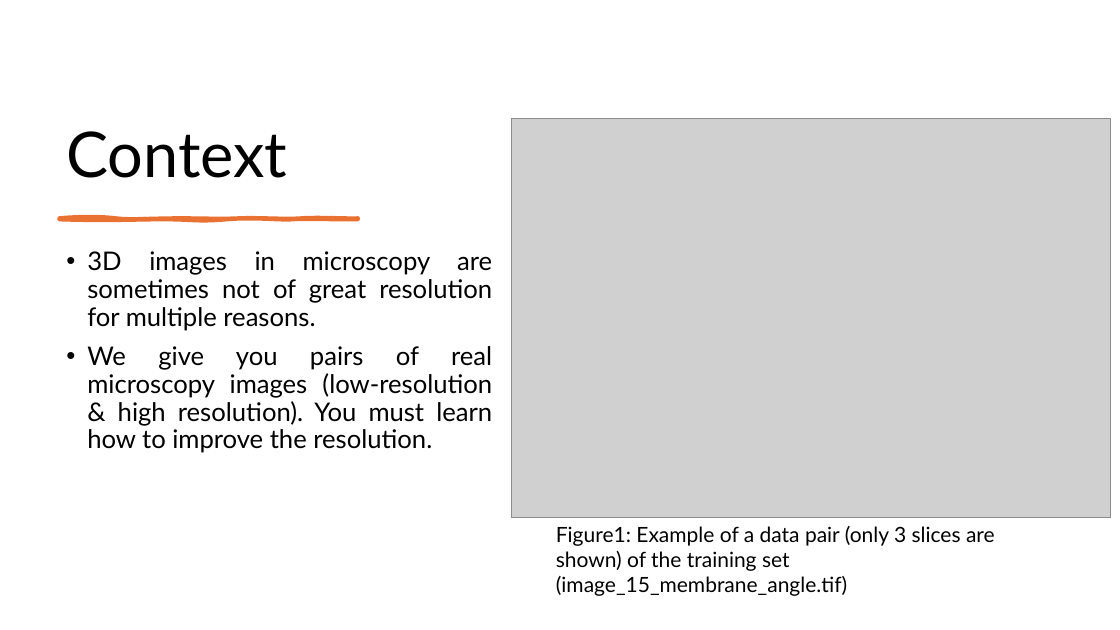
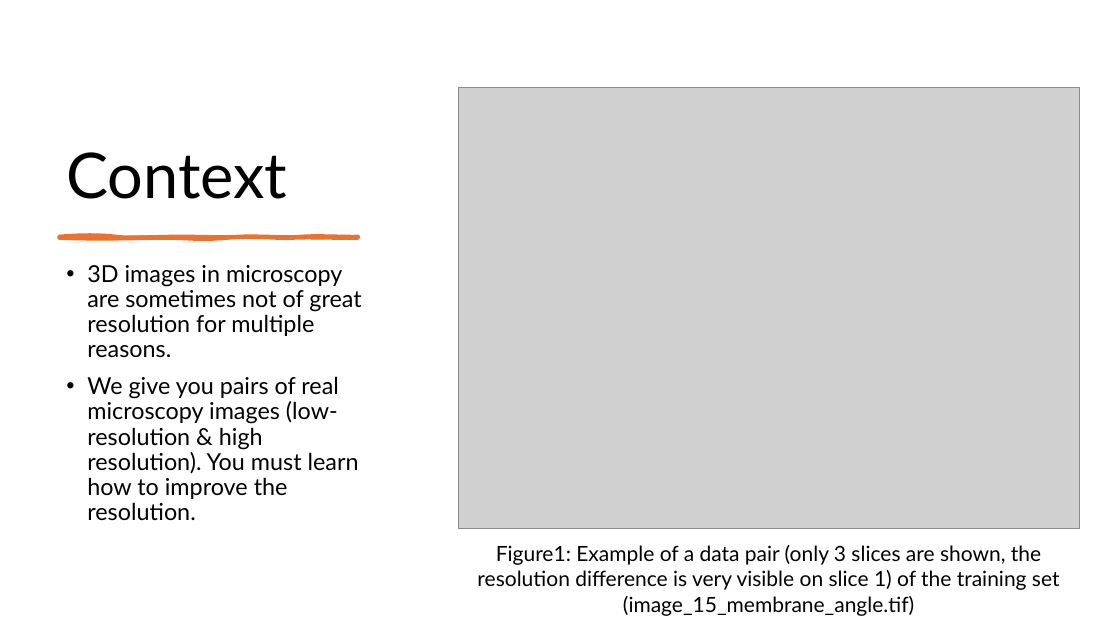
Before and after one commit to MICS-Lab/DeepLearningCourse2025, a slide deck: slide 3 of Slides/Final Evaluation.pptx. Drawn at 1120x630 pixels with LibreOffice and Linux fonts; fonts in the diff are those of the drawing; grey boxes stand for pictures. Boxes give left, top, right and bottom in pixels: in the first picture for what was removed or moved away, otherwise in the second. Text is boxed around its words. In the diff, an @@ line names an element or a change of style, - is before the commit and + after.

Commit message:
Better example for the Final Eval slide

```diff
--- a/Slides/Final Evaluation.pptx
+++ b/Slides/Final Evaluation.pptx
@@ title "Context": place and size @@
-title "Context" at (66,131,287,178)
+title "Context" at (66,152,287,199)
@@ picture: place and size @@
-picture at (512,118,1111,518)
+picture at (459,87,1080,528)
@@ freeform shape: place and size @@
-freeform shape at (59,218,358,220)
+freeform shape at (59,236,358,238)
@@ text "3D images in microscopy are ...": place and size @@
-text "3D images in microscopy are ..." at (87,251,492,453)
+text "3D images in microscopy are ..." at (87,265,361,521)
@@ text "3D images in microscopy are ..." at (87,265,361,521): size 22 to 20 pt; alignment justified to left @@
@@ text at (477,545,1060,616): text changed @@
-Figure1: Example of a data pair (only 3 slices are shown) of the training set (image_15_membrane_angle.tif)
+Figure1: Example of a data pair (only 3 slices are shown, the resolution difference is very visible on slice 1) of the training set (image_15_membrane_angle.tif)
```
